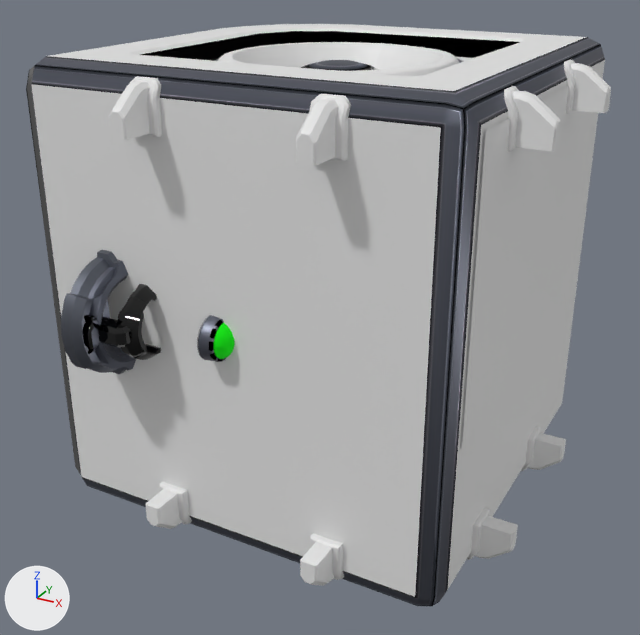
The Blender file src/addons/no_mans_sky_base_builder/models-high-res/assets/NOISEBOX.blend as it was, and as the next commit left it.
Both versions are drawn from a 50 mm lens placed at (0.726, -0.981, 0.561), pointed at (0.025, 0.293, -0.076). The lights are fixed; the arrows at lower left show +X, +Y and +Z. The picture after the commit comes second.

Before the edit, the objects in view are built like this:
```python
ob_noisebox = bpy.data.objects.new('NOISEBOX', me_noisebox)
ob_noisebox.location = (0.0, 0.0, 0.0)
```
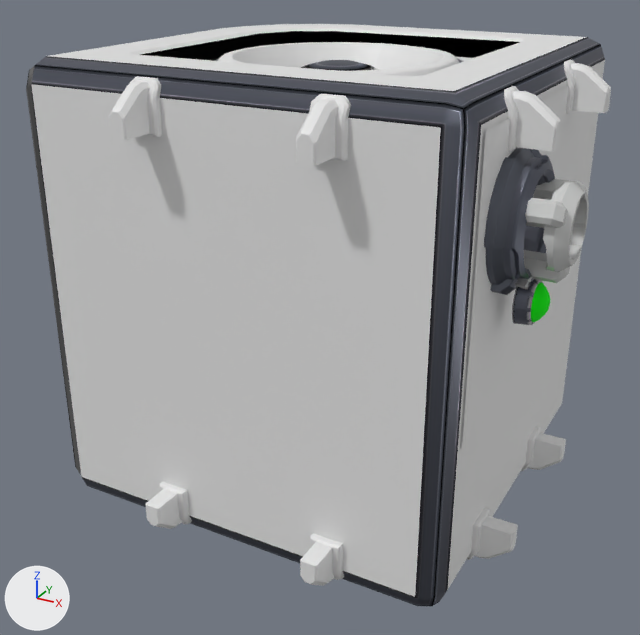
Changed parts and their boxes [x1, y1, x2, y2] in the pictures (640 x 635 px):
'NOISEBOX', surface changed, reshaped: [26, 24, 611, 606] in both
part 1 of me_noisebox, deleted: before [61, 250, 234, 374]
part 2 of me_noisebox, built on (mostly hidden before): before [215, 42, 611, 550]; after [268, 42, 589, 325]

Diff of the bpy script that builds the scene:
```diff
--- a/src/addons/no_mans_sky_base_builder/models-high-res/assets/NOISEBOX.blend.py
+++ b/src/addons/no_mans_sky_base_builder/models-high-res/assets/NOISEBOX.blend.py
@@ img_basebuildingexterior_dds_002 @@
+img_basebuildingexterior_dds_002 = load_image('BASEBUILDINGEXTERIOR.DDS.002', '../textures/BASEBUILDINGEXTERIOR.png', 256, 1024, 'sRGB')
@@ img_basebuildingexterior_masks_dds_002 @@
+img_basebuildingexterior_masks_dds_002 = load_image('BASEBUILDINGEXTERIOR.MASKS.DDS.002', '../textures/BASEBUILDINGEXTERIOR.MASKS.png', 256, 1024, 'Linear Rec.2020')
@@ img_basebuildingexterior_normal_dds_002 @@
+img_basebuildingexterior_normal_dds_002 = load_image('BASEBUILDINGEXTERIOR.NORMAL.DDS.002', '../textures/BASEBUILDINGEXTERIOR.NORMAL.png', 256, 1024, 'Linear Rec.2020')
@@ mat_basic_wall1_tilingtexture_mat @@
 mat_basic_wall1_tilingtexture_mat = bpy.data.materials.new('Basic_Wall1_TilingTexture_Mat')
-# nodes: BsdfPrincipled, CombineXYZ, Group, Math x2, NormalMap, OutputMaterial, SeparateColor, SeparateXYZ, TexImage x4
-# uses the picture img_basebuildingexterior_colourisemask_dds
-# uses the picture img_basebuildingexterior_dds
-# uses the picture img_basebuildingexterior_masks_dds
-# uses the picture img_basebuildingexterior_normal_dds
+# nodes: BsdfPrincipled, CombineXYZ, Math x2, NormalMap, OutputMaterial, SeparateColor, SeparateXYZ, TexImage x3
+# uses the picture img_basebuildingexterior_dds_002
+# uses the picture img_basebuildingexterior_masks_dds_002
+# uses the picture img_basebuildingexterior_normal_dds_002
@@ me_noisebox @@
 # used by ob_noisebox; location = (0.0, 0.0, 0.0)
-me_noisebox.from_pydata(...)  # 9912 vertices, 5970 faces; spans x -0.395..0.445, y -0.104..0.787, z -0.384..0.384
+me_noisebox.from_pydata(...)  # 9574 vertices, 4856 faces; spans x -0.395..0.483, y -0.062..0.787, z -0.384..0.384
+# me_noisebox part 1: 164 loose pieces with 1975 vertices, spanning x -0.2..0.042, y -0.104..0.097, z -0.104..0.104, are deleted
+# me_noisebox part 2: 2 vertices moved within x 0.173, y 0.467, z -0.369..0.369; 327 vertices removed from x -0.395..0.445, y 0.122..0.787, z -0.369..0.369; 1968 vertices added at x 0.381..0.483, y 0.071..0.28, z 0.044..0.292
+# other edits to the shape of me_noisebox do not show in these pictures
 me_noisebox.materials.append(mat_interiorfreighterbase_mat)
```
